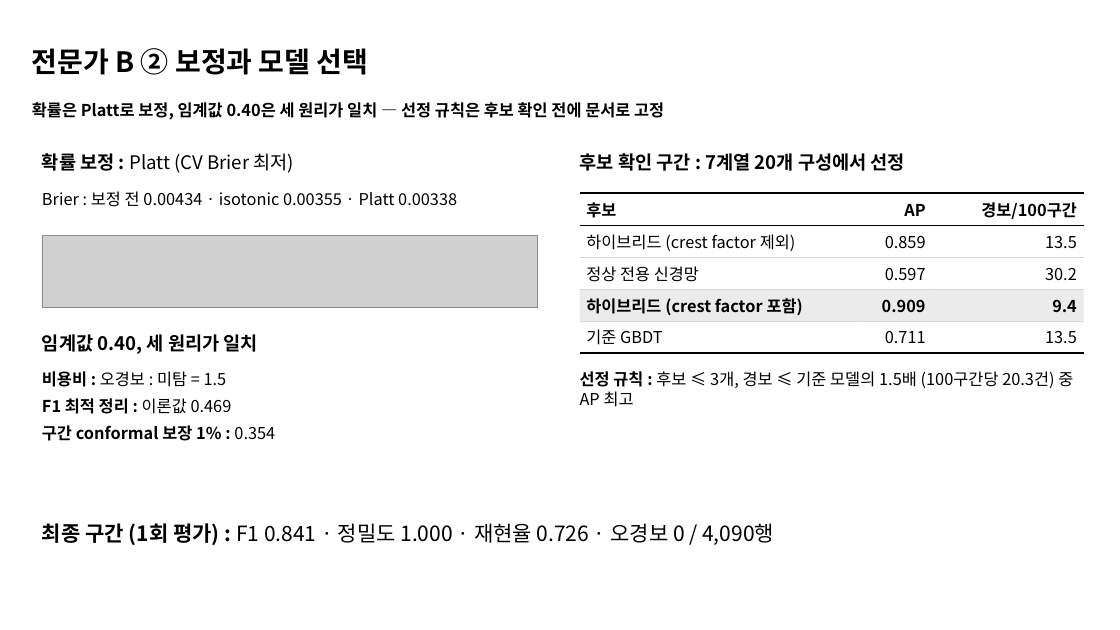
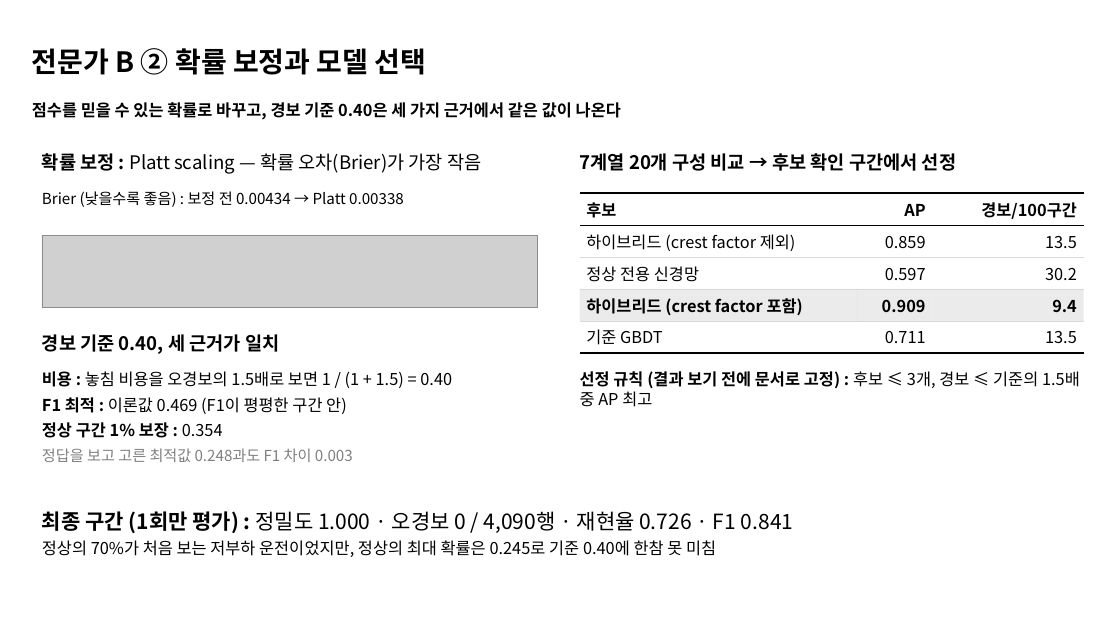
Before and after one commit to ZlataN-AI/KAMP, a slide deck: slide 13 of presentation/RIVET-WM_seminar.pptx. Drawn at 1120x630 pixels with LibreOffice and Linux fonts; fonts in the diff are those of the drawing; grey boxes stand for pictures. Boxes give left, top, right and bottom in pixels: in the first picture for what was removed or moved away, otherwise in the second. Text is boxed around its words. In the diff, an @@ line names an element or a change of style, - is before the commit and + after.

```diff
--- a/presentation/RIVET-WM_seminar.pptx
+++ b/presentation/RIVET-WM_seminar.pptx
@@ title at (32,48,427,75): text changed @@
-전문가 B ② 보정과 모델 선택
+전문가 B ② 확률 보정과 모델 선택
@@ text at (32,102,621,120): text changed @@
-확률은 Platt로 보정, 임계값 0.40은 세 원리가 일치 — 선정 규칙은 후보 확인 전에 문서로 고정
+점수를 믿을 수 있는 확률로 바꾸고, 경보 기준 0.40은 세 가지 근거에서 같은 값이 나온다
@@ text at (42,153,481,174): text changed @@
-확률 보정 : Platt (CV Brier 최저)
+확률 보정 : Platt scaling — 확률 오차(Brier)가 가장 작음
@@ text at (580,153,956,171): text changed @@
-후보 확인 구간 : 7계열 20개 구성에서 선정
+7계열 20개 구성 비교 → 후보 확인 구간에서 선정
@@ text at (42,191,404,207): text changed; size 14 to 13 pt @@
-Brier : 보정 전 0.00434 · isotonic 0.00355 · Platt 0.00338
+Brier (낮을수록 좋음) : 보정 전 0.00434 → Platt 0.00338
@@ text at (42,334,279,354): text changed @@
-임계값 0.40, 세 원리가 일치
+경보 기준 0.40, 세 근거가 일치
@@ text at (42,371,452,462): text changed; bold off @@
-비용비 : 오경보 : 미탐 = 1.5
-F1 최적 정리 : 이론값 0.469
-구간 conformal 보장 1% : 0.354
+비용 : 놓침 비용을 오경보의 1.5배로 보면 1 / (1 + 1.5) = 0.40
+F1 최적 : 이론값 0.469 (F1이 평평한 구간 안)
+정상 구간 1% 보장 : 0.354
+정답을 보고 고른 최적값 0.248과도 F1 차이 0.003
@@ text at (580,371,1080,407): text changed @@
-선정 규칙 : 후보 ≤ 3개, 경보 ≤ 기준 모델의 1.5배 (100구간당 20.3건) 중 AP 최고
+선정 규칙 (결과 보기 전에 문서로 고정) : 후보 ≤ 3개, 경보 ≤ 기준의 1.5배 중 AP 최고
@@ text "최종 구간 (1회만 평가) : ..." at (42,511,793,557): vertical alignment middle to top @@
@@ text at (42,511,793,557): text changed @@
-최종 구간 (1회 평가) : F1 0.841 · 정밀도 1.000 · 재현율 0.726 · 오경보 0 / 4,090행
+최종 구간 (1회만 평가) : 정밀도 1.000 · 오경보 0 / 4,090행 · 재현율 0.726 · F1 0.841
+정상의 70%가 처음 보는 저부하 운전이었지만, 정상의 최대 확률은 0.245로 기준 0.40에 한참 못 미침
```
Also in this commit, not shown: 26 other slides changed, 1 other file.
